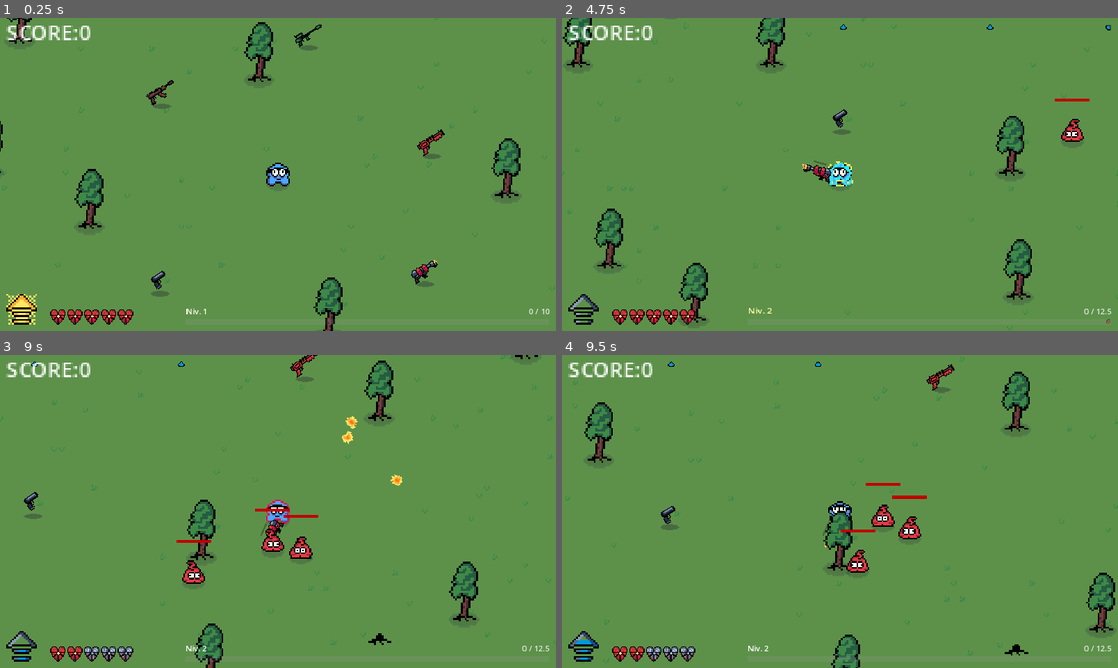
Above: before the commit, frames 1-4 (two rows, left to right).
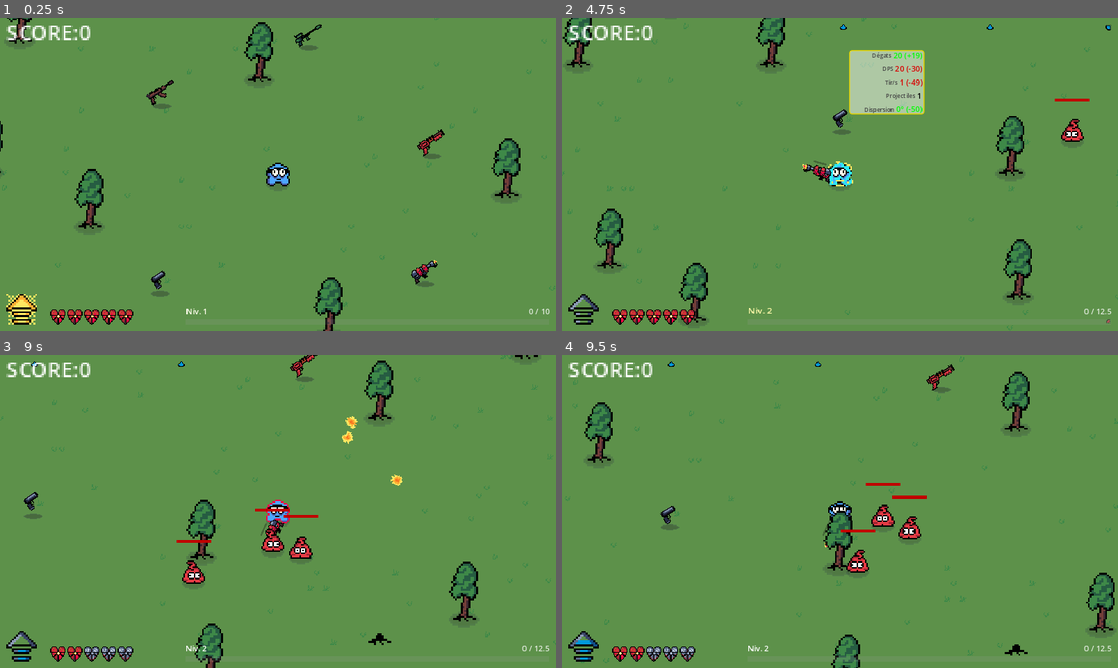
Above: after the commit, the same moments.

Repository: MicCode/zbra-survivors
Game: Godot game, scene res://game.tscn
Two runs of this game, one before a commit and one after it. Both use one fixed random seed, a clock stepped at 60 frames per second and the inputs below.
Inputs (mouse positions are in pixels of both pictures, inside the frame that each line leads up to):
- Up to frame 1 (0.25 s): no input
- Up to frame 2 (4.75 s): move the mouse to (962, 158) at 0.52 s; hold D (move_right) 0.53-1.28 s; hold E (grab) 0.53-1.28 s; move the mouse to (728, 190) at 1.27 s; hold S (move_down) 1.28-2.03 s; tap Space (dash) at 1.35, 4.35 s; tap E (grab) at 1.55, 2.3, 2.85, 4.55 s; move the mouse to (895, 105) at 2.02 s; press the mouse at (895, 105) at 2.03 s; hold D (move_right) 2.03-2.78 s; move the mouse to (812, 237) at 2.77 s; release the mouse at (812, 237) at 2.78 s; hold W (move_up) 2.78-3.53 s; move the mouse to (1006, 221) at 3.52 s; hold E (grab) 3.53-4.28 s; hold A (move_left) from 3.53 s (still down); move the mouse to (673, 127) at 4.27 s
- Up to frame 3 (9 s): move the mouse to (305, 511) at 5.02 s; release A (move_left) at 5.03 s; press the mouse at (305, 511) at 5.03 s; hold S (move_down) 5.03-5.78 s; tap E (grab) at 5.3, 5.85, 7.55, 8.3, 8.85 s; move the mouse to (194, 433) at 5.77 s; release the mouse at (194, 433) at 5.78 s; hold D (move_right) 5.78-6.53 s; move the mouse to (400, 495) at 6.52 s; hold W (move_up) 6.53-7.28 s; hold E (grab) 6.53-7.28 s; move the mouse to (166, 527) at 7.27 s; hold D (move_right) 7.28-8.03 s; tap Space (dash) at 7.35 s; move the mouse to (333, 442) at 8.02 s; press the mouse at (333, 442) at 8.03 s; hold S (move_down) 8.03-8.78 s; move the mouse to (250, 574) at 8.77 s; release the mouse at (250, 574) at 8.78 s; hold A (move_left) from 8.78 s (still down)
- Up to frame 4 (9.5 s): keep holding A (move_left)

The runs differ from the first frame. In frame 2, 2.8% of the frame differs, in the area x 51-66%, y 10-31%; in frame 3, 0.1%; in frame 4, 0.1%.

Commit message:
feat: display gun stats when player is near their collectible

Diff:
--- a/equipment/guns/flamethrower/flamethrower_collectible.tscn
+++ b/equipment/guns/flamethrower/flamethrower_collectible.tscn
@@ -1,6 +1,6 @@
 [gd_scene load_steps=4 format=3 uid="uid://bjac33uc3ygca"]
 
-[ext_resource type="PackedScene" uid="uid://dpqk78rbe30jr" path="res://equipment/collectible_item.tscn" id="1_mjqcg"]
+[ext_resource type="PackedScene" uid="uid://bvu2hswqayla6" path="res://equipment/guns/gun_collectible.tscn" id="1_mjqcg"]
 [ext_resource type="Script" path="res://equipment/guns/flamethrower/flamethrower_collectible.gd" id="2_nbong"]
 [ext_resource type="Texture2D" uid="uid://cgmaysyk0j8c3" path="res://sprites/items/flame-thrower-icon.png" id="3_u2of1"]
 
--- /dev/null
+++ b/equipment/guns/generic/gun_info_panel.gd
@@ -0,0 +1,56 @@
+extends Node2D
+
+var gun_info: GunInfo
+var equipped_gun_info: GunInfo
+
+func _ready() -> void:
+	GameState.equipped_gun_changed.connect(_on_equipped_gun_changed)
+
+func init(_gun_info: GunInfo):
+	gun_info = _gun_info
+	update_displayed_stats()
+
+
+func _on_equipped_gun_changed(new_gun: Gun):
+	equipped_gun_info = EquipmentService.get_gun_info(new_gun)
+	update_displayed_stats()
+	if equipped_gun_info && gun_info:
+		%Attack.modulate = get_modulation_color(gun_info.bullet_damage, equipped_gun_info.bullet_damage)
+		%DPS.modulate = get_modulation_color(get_dps(gun_info), get_dps(equipped_gun_info))
+		%Reload.modulate = get_modulation_color(gun_info.shots_per_s, equipped_gun_info.shots_per_s)
+		%BulletsCount.modulate = get_modulation_color(gun_info.bullets_per_shot, equipped_gun_info.bullets_per_shot)
+		%Angle.modulate = get_modulation_color(gun_info.bullets_spread_angle_deg, equipped_gun_info.bullets_spread_angle_deg, true)
+
+func update_displayed_stats():
+	if gun_info:
+		%Attack.text = str(gun_info.bullet_damage)
+		%DPS.text = str(get_dps(gun_info))
+		%Reload.text = str(gun_info.shots_per_s)
+		%BulletsCount.text = str(gun_info.bullets_per_shot)
+		%Angle.text = str(gun_info.bullets_spread_angle_deg) + "°"
+		if equipped_gun_info:
+			%Attack.text += get_diff(gun_info.bullet_damage, equipped_gun_info.bullet_damage)
+			%DPS.text += get_diff(get_dps(gun_info), get_dps(equipped_gun_info))
+			%Reload.text += get_diff(gun_info.shots_per_s, equipped_gun_info.shots_per_s)
+			%BulletsCount.text += get_diff(gun_info.bullets_per_shot, equipped_gun_info.bullets_per_shot)
+			%Angle.text += get_diff(gun_info.bullets_spread_angle_deg, equipped_gun_info.bullets_spread_angle_deg)
+
+func get_modulation_color(a: float, b: float, invert = false) -> Color:
+	if !invert && a > b || invert && a < b:
+		return Color("#00ff00")
+	elif !invert && a < b || invert && a > b:
+		return Color("#d90000")
+	else:
+		return Color("#000000")
+
+func get_diff(a: float, b: float) -> String:
+	var diff = a - b
+	if diff < 0:
+		return " (" + str(diff) + ")" # already has the - sign
+	elif diff > 0:
+		return " (+" + str(diff) + ")"
+	else:
+		return ""
+
+func get_dps(gun_info: GunInfo) -> float:
+	return gun_info.bullet_damage * gun_info.bullets_per_shot * gun_info.shots_per_s
--- /dev/null
+++ b/equipment/guns/generic/gun_info_panel.tscn
@@ -0,0 +1,144 @@
+[gd_scene load_steps=5 format=3 uid="uid://ccgmshd6826dt"]
+
+[ext_resource type="Script" path="res://equipment/guns/generic/gun_info_panel.gd" id="1_m0kus"]
+[ext_resource type="LabelSettings" uid="uid://ykrbrp483rhl" path="res://ui/small_black_label_settings.tres" id="2_qi3mi"]
+[ext_resource type="LabelSettings" uid="uid://cbqtn43hxrfti" path="res://ui/black_label_settings.tres" id="3_nta82"]
+
+[sub_resource type="StyleBoxFlat" id="StyleBoxFlat_48b3b"]
+bg_color = Color(1, 1, 1, 0.498039)
+border_width_left = 2
+border_width_top = 2
+border_width_right = 2
+border_width_bottom = 2
+border_color = Color(0.875607, 0.81926, 3.85046e-07, 1)
+corner_radius_top_left = 5
+corner_radius_top_right = 5
+corner_radius_bottom_right = 5
+corner_radius_bottom_left = 5
+
+[node name="GunInfoPanel" type="Node2D"]
+z_index = 4096
+script = ExtResource("1_m0kus")
+
+[node name="Panel" type="Panel" parent="."]
+anchors_preset = 2
+anchor_top = 1.0
+anchor_bottom = 1.0
+offset_left = 17.0
+offset_top = -144.0
+offset_right = 173.0
+offset_bottom = -11.0
+grow_vertical = 0
+pivot_offset = Vector2(-1, 133)
+theme_override_styles/panel = SubResource("StyleBoxFlat_48b3b")
+
+[node name="VBoxContainer" type="VBoxContainer" parent="Panel"]
+layout_mode = 1
+anchors_preset = 15
+anchor_right = 1.0
+anchor_bottom = 1.0
+grow_horizontal = 2
+grow_vertical = 2
+
+[node name="HBoxContainer" type="HBoxContainer" parent="Panel/VBoxContainer"]
+layout_mode = 2
+alignment = 2
+
+[node name="Label" type="Label" parent="Panel/VBoxContainer/HBoxContainer"]
+layout_mode = 2
+text = "Dégats"
+label_settings = ExtResource("2_qi3mi")
+
+[node name="Attack" type="Label" parent="Panel/VBoxContainer/HBoxContainer"]
+unique_name_in_owner = true
+modulate = Color(0, 0, 0, 1)
+layout_mode = 2
+size_flags_horizontal = 0
+text = "123.5"
+label_settings = ExtResource("3_nta82")
+
+[node name="Label2" type="Label" parent="Panel/VBoxContainer/HBoxContainer"]
+layout_mode = 2
+
+[node name="HBoxContainer5" type="HBoxContainer" parent="Panel/VBoxContainer"]
+layout_mode = 2
+alignment = 2
+
+[node name="Label" type="Label" parent="Panel/VBoxContainer/HBoxContainer5"]
+layout_mode = 2
+text = "DPS"
+label_settings = ExtResource("2_qi3mi")
+
+[node name="DPS" type="Label" parent="Panel/VBoxContainer/HBoxContainer5"]
+unique_name_in_owner = true
+modulate = Color(0, 0, 0, 1)
+layout_mode = 2
+size_flags_horizontal = 0
+text = "123.5"
+label_settings = ExtResource("3_nta82")
+
+[node name="Label2" type="Label" parent="Panel/VBoxContainer/HBoxContainer5"]
+layout_mode = 2
+
+[node name="HBoxContainer2" type="HBoxContainer" parent="Panel/VBoxContainer"]
+layout_mode = 2
+alignment = 2
+
+[node name="Label" type="Label" parent="Panel/VBoxContainer/HBoxContainer2"]
+layout_mode = 2
+text = "Tir/s"
+label_settings = ExtResource("2_qi3mi")
+horizontal_alignment = 1
+vertical_alignment = 3
+
+[node name="Reload" type="Label" parent="Panel/VBoxContainer/HBoxContainer2"]
+unique_name_in_owner = true
+modulate = Color(0, 0, 0, 1)
+layout_mode = 2
+text = "123.5"
+label_settings = ExtResource("3_nta82")
+
+[node name="Label2" type="Label" parent="Panel/VBoxContainer/HBoxContainer2"]
+layout_mode = 2
+
+[node name="HBoxContainer3" type="HBoxContainer" parent="Panel/VBoxContainer"]
+layout_mode = 2
+alignment = 2
+
+[node name="Label" type="Label" parent="Panel/VBoxContainer/HBoxContainer3"]
+layout_mode = 2
+text = "Projectiles"
+label_settings = ExtResource("2_qi3mi")
+horizontal_alignment = 1
+vertical_alignment = 3
+
+[node name="BulletsCount" type="Label" parent="Panel/VBoxContainer/HBoxContainer3"]
+unique_name_in_owner = true
+modulate = Color(0, 0, 0, 1)
+layout_mode = 2
+text = "123.5"
+label_settings = ExtResource("3_nta82")
+
+[node name="Label2" type="Label" parent="Panel/VBoxContainer/HBoxContainer3"]
+layout_mode = 2
+
+[node name="HBoxContainer4" type="HBoxContainer" parent="Panel/VBoxContainer"]
+layout_mode = 2
+alignment = 2
+
+[node name="Label" type="Label" parent="Panel/VBoxContainer/HBoxContainer4"]
+layout_mode = 2
+text = "Dispersion"
+label_settings = ExtResource("2_qi3mi")
+horizontal_alignment = 1
+vertical_alignment = 3
+
+[node name="Angle" type="Label" parent="Panel/VBoxContainer/HBoxContainer4"]
+unique_name_in_owner = true
+modulate = Color(0, 0, 0, 1)
+layout_mode = 2
+text = "123.5"
+label_settings = ExtResource("3_nta82")
+
+[node name="Label2" type="Label" parent="Panel/VBoxContainer/HBoxContainer4"]
+layout_mode = 2
--- a/equipment/guns/gun_collectible.gd
+++ b/equipment/guns/gun_collectible.gd
@@ -1,2 +1,16 @@
 extends CollectibleItem
 class_name GunCollectible
+
+func _ready() -> void:
+	var gun = EquipmentService.to_equipment(self)
+	if gun != null:
+		%GunInfoPanel.init(EquipmentService.get_gun_info(gun))
+
+
+func _on_info_display_zone_body_entered(body: Node2D) -> void:
+	if %GunInfoPanel:
+		%GunInfoPanel.show()
+
+func _on_info_display_zone_body_exited(body: Node2D) -> void:
+	if %GunInfoPanel:
+		%GunInfoPanel.hide()
--- /dev/null
+++ b/equipment/guns/gun_collectible.tscn
@@ -0,0 +1,31 @@
+[gd_scene load_steps=5 format=3 uid="uid://bvu2hswqayla6"]
+
+[ext_resource type="PackedScene" uid="uid://dpqk78rbe30jr" path="res://equipment/collectible_item.tscn" id="1_sdufc"]
+[ext_resource type="Script" path="res://equipment/guns/gun_collectible.gd" id="2_afsvs"]
+[ext_resource type="PackedScene" uid="uid://ccgmshd6826dt" path="res://equipment/guns/generic/gun_info_panel.tscn" id="3_mq4n0"]
+
+[sub_resource type="CircleShape2D" id="CircleShape2D_uidp6"]
+radius = 56.5022
+
+[node name="GunCollectible" instance=ExtResource("1_sdufc")]
+script = ExtResource("2_afsvs")
+
+[node name="InfoDisplayZone" type="Area2D" parent="." index="0"]
+collision_layer = 0
+
+[node name="CollisionShape2D" type="CollisionShape2D" parent="InfoDisplayZone" index="0"]
+shape = SubResource("CircleShape2D_uidp6")
+debug_color = Color(0, 0.645903, 0.249673, 0.42)
+
+[node name="Sprite" parent="." index="2"]
+z_index = 4095
+
+[node name="GunInfoPanel" parent="." index="6" instance=ExtResource("3_mq4n0")]
+unique_name_in_owner = true
+visible = false
+z_index = 4000
+position = Vector2(-0.5, 0.5)
+scale = Vector2(0.5, 0.5)
+
+[connection signal="body_entered" from="InfoDisplayZone" to="." method="_on_info_display_zone_body_entered"]
+[connection signal="body_exited" from="InfoDisplayZone" to="." method="_on_info_display_zone_body_exited"]
--- a/equipment/guns/pistol/pistol_collectible.tscn
+++ b/equipment/guns/pistol/pistol_collectible.tscn
@@ -1,11 +1,11 @@
 [gd_scene load_steps=4 format=3 uid="uid://bspw82fhsmgk3"]
 
 [ext_resource type="Script" path="res://equipment/guns/pistol/pistol_collectible.gd" id="1_pakd1"]
-[ext_resource type="PackedScene" uid="uid://dpqk78rbe30jr" path="res://equipment/collectible_item.tscn" id="1_rpajl"]
+[ext_resource type="PackedScene" uid="uid://bvu2hswqayla6" path="res://equipment/guns/gun_collectible.tscn" id="1_rpajl"]
 [ext_resource type="Texture2D" uid="uid://c6s0dhmit678" path="res://sprites/items/gun.png" id="1_s2b2s"]
 
 [node name="BasicGunCollectible" instance=ExtResource("1_rpajl")]
 script = ExtResource("1_pakd1")
 
-[node name="Sprite" parent="." index="1"]
+[node name="Sprite" parent="." index="2"]
 texture = ExtResource("1_s2b2s")
--- a/equipment/guns/rifle/rifle_collectible.tscn
+++ b/equipment/guns/rifle/rifle_collectible.tscn
@@ -1,6 +1,6 @@
 [gd_scene load_steps=4 format=3 uid="uid://n8mqdn0tb65"]
 
-[ext_resource type="PackedScene" uid="uid://dpqk78rbe30jr" path="res://equipment/collectible_item.tscn" id="1_sxpjy"]
+[ext_resource type="PackedScene" uid="uid://bvu2hswqayla6" path="res://equipment/guns/gun_collectible.tscn" id="1_sxpjy"]
 [ext_resource type="Script" path="res://equipment/guns/rifle/rifle_collectible.gd" id="2_k2ta6"]
 [ext_resource type="Texture2D" uid="uid://cp367k8prjif0" path="res://sprites/items/Rifle.png" id="3_sba1f"]
 
--- a/equipment/guns/shotgun/shotgun_collectible.tscn
+++ b/equipment/guns/shotgun/shotgun_collectible.tscn
@@ -1,6 +1,6 @@
 [gd_scene load_steps=4 format=3 uid="uid://upsgg7tvmfqf"]
 
-[ext_resource type="PackedScene" uid="uid://dpqk78rbe30jr" path="res://equipment/collectible_item.tscn" id="1_jgry8"]
+[ext_resource type="PackedScene" uid="uid://bvu2hswqayla6" path="res://equipment/guns/gun_collectible.tscn" id="1_jgry8"]
 [ext_resource type="Script" path="res://equipment/guns/shotgun/shotgun_collectible.gd" id="2_0isxr"]
 [ext_resource type="Texture2D" uid="uid://ddhdxh1g08f7e" path="res://sprites/items/shotgun-idle.png" id="3_sy64m"]
 
--- a/equipment/guns/sniper/sniper_collectible.tscn
+++ b/equipment/guns/sniper/sniper_collectible.tscn
@@ -1,6 +1,6 @@
 [gd_scene load_steps=4 format=3 uid="uid://b6ahrxr82mhqj"]
 
-[ext_resource type="PackedScene" uid="uid://dpqk78rbe30jr" path="res://equipment/collectible_item.tscn" id="1_tosty"]
+[ext_resource type="PackedScene" uid="uid://bvu2hswqayla6" path="res://equipment/guns/gun_collectible.tscn" id="1_tosty"]
 [ext_resource type="Script" path="res://equipment/guns/sniper/sniper_collectible.gd" id="2_wnq87"]
 [ext_resource type="Texture2D" uid="uid://brij0iabddduj" path="res://sprites/items/sniper-idle.png" id="3_7ac6p"]
 
--- a/globals/game_state.gd
+++ b/globals/game_state.gd
@@ -2,12 +2,14 @@
 signal player_state_changed
 signal score_changed
 signal player_gained_level
+signal equipped_gun_changed
 
 
 var player_state: PlayerState
 var player_instance: Player
 var score: int = 0
 var spawn_time_s: float = 3.0
+var equipped_gun: Gun
 
 func _init() -> void:
 	player_state = PlayerState.new()
@@ -35,3 +37,7 @@
 
 func register_player_instance(_player):
 	player_instance = _player
+
+func change_equipped_gun(_new_gun: Gun):
+	equipped_gun = _new_gun
+	equipped_gun_changed.emit(equipped_gun)
--- a/player/player.gd
+++ b/player/player.gd
@@ -105,6 +105,7 @@
 	var new_gun = EquipmentService.to_equipment(collectible)
 	equiped_gun = new_gun
 	add_child(equiped_gun)
+	GameState.change_equipped_gun(equiped_gun)
 	block_pickup()
 	collectible.queue_free()
 
--- /dev/null
+++ b/ui/black_label_settings.tres
@@ -0,0 +1,3 @@
+[gd_resource type="LabelSettings" format=3 uid="uid://cbqtn43hxrfti"]
+
+[resource]
--- /dev/null
+++ b/ui/new_theme.tres
@@ -0,0 +1,12 @@
+[gd_resource type="Theme" load_steps=2 format=3 uid="uid://cbwmxm6uyheaf"]
+
+[sub_resource type="StyleBoxFlat" id="StyleBoxFlat_vsj4h"]
+bg_color = Color(0.6, 0.6, 0.6, 0)
+border_width_left = 2
+border_width_top = 2
+border_width_right = 2
+border_width_bottom = 2
+border_color = Color(0.925809, 0.855688, 1.54018e-06, 1)
+
+[resource]
+/styles/border = SubResource("StyleBoxFlat_vsj4h")
--- /dev/null
+++ b/ui/small_black_label_settings.tres
@@ -0,0 +1,5 @@
+[gd_resource type="LabelSettings" format=3 uid="uid://ykrbrp483rhl"]
+
+[resource]
+font_size = 12
+font_color = Color(0.255659, 0.255659, 0.255659, 1)
